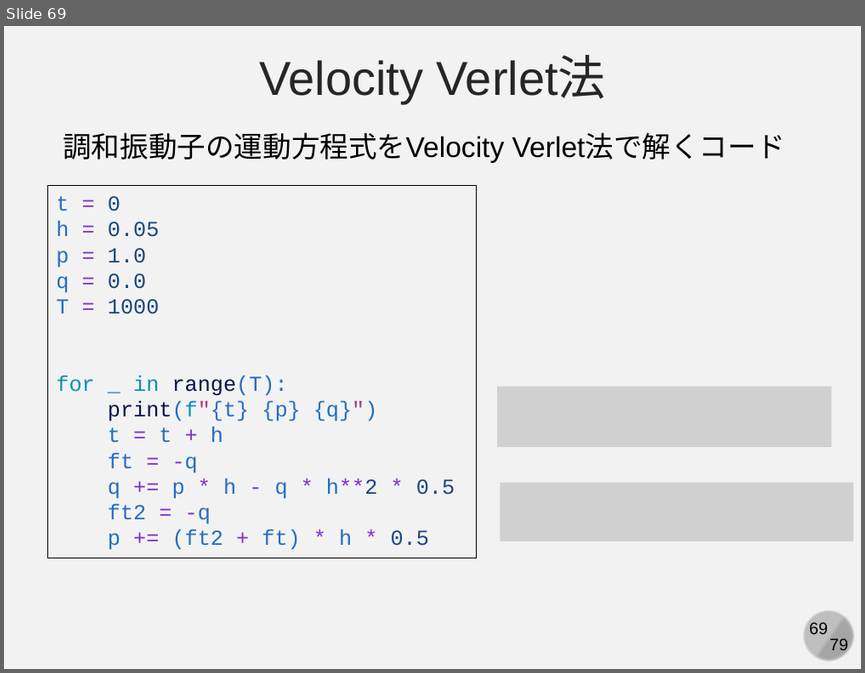
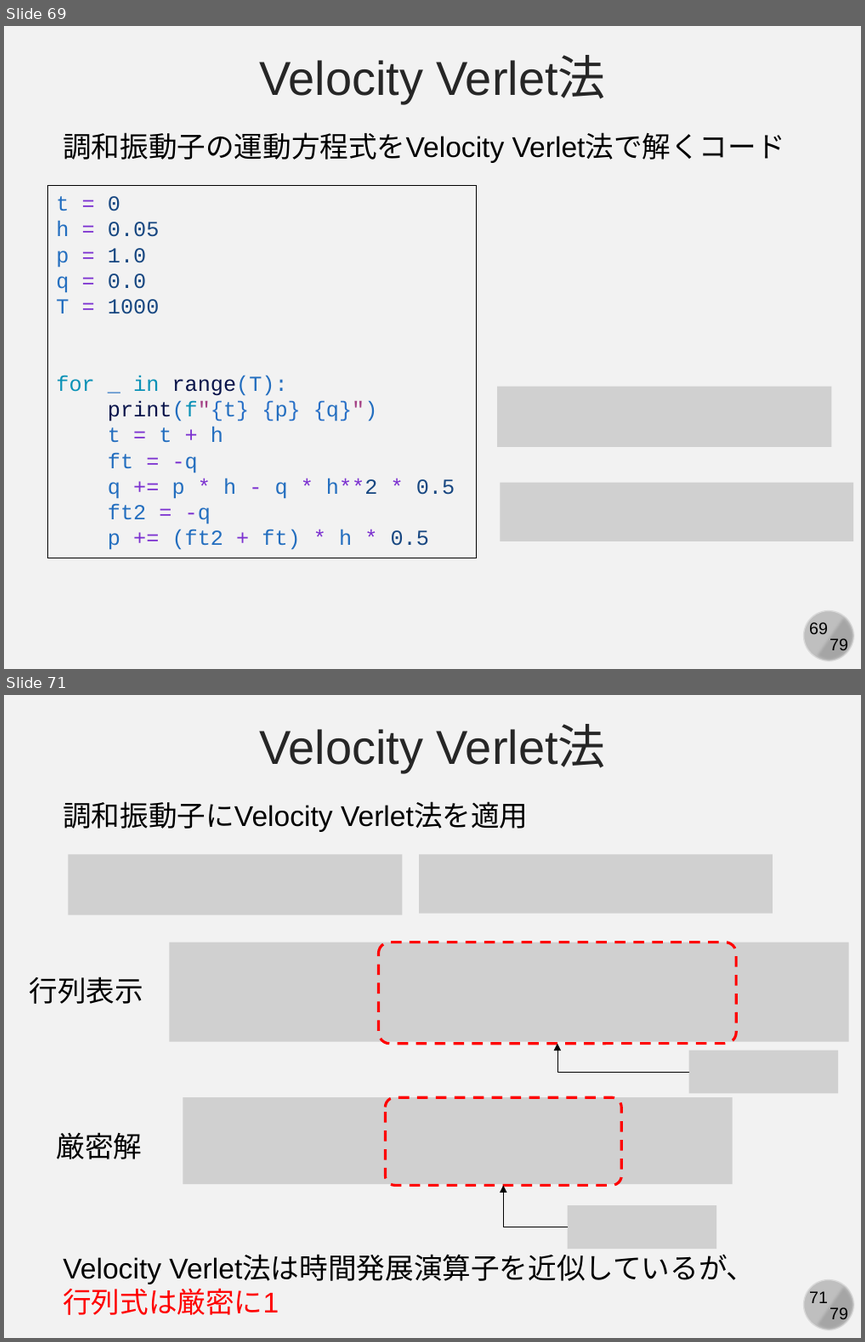
Before and after one commit to kaityo256/simulation_engineering, a slide deck: 05_md_basic/simulation05.pptx. Shown one above the other, each under a label of ours: slide 69 before the commit, slides 69 and 71 after it; the slides between them are not shown. The pictures are 865x673 and 865x1342 pixels, drawn with LibreOffice and Linux fonts; fonts in the diff are those of the drawing; grey boxes stand for pictures. Boxes give left, top, right and bottom in pixels: in the first picture for what was removed or moved away, otherwise in the second. Text is boxed around its words. In the diff, an @@ line names an element or a change of style, - is before the commit and + after.

```diff
--- a/05_md_basic/simulation05.pptx
+++ b/05_md_basic/simulation05.pptx
@@ slide 71 added at bbox=[4, 695, 861, 1338], background #F2F2F2; not listed: 4 template elements that a slide beside it also shows @@
@@ text added at bbox=[259, 726, 606, 772], 40 pt, text #262626 @@
+Velocity Verlet法
@@ text added at bbox=[63, 801, 528, 832], 24 pt, text #000000 @@
+調和振動子にVelocity Verlet法を適用
@@ picture added at bbox=[69, 854, 403, 915] @@
@@ picture added at bbox=[419, 854, 772, 913] @@
@@ picture added at bbox=[170, 941, 849, 1041] @@
@@ rounded rectangle added at bbox=[378, 941, 736, 1043], outline #FF0000 2.25 pt dashed @@
@@ text added at bbox=[30, 976, 143, 1004], 24 pt, text #000000 @@
+行列表示
@@ elbow arrow added from (688, 1072) to (557, 1043), #000000 0.5 pt @@
@@ picture added at bbox=[688, 1049, 838, 1093] @@
@@ picture added at bbox=[183, 1097, 732, 1184] @@
@@ rounded rectangle added at bbox=[386, 1097, 622, 1185], outline #FF0000 2.25 pt dashed @@
@@ text added at bbox=[56, 1132, 142, 1159], 24 pt, text #000000 @@
+厳密解
@@ elbow arrow added from (567, 1227) to (504, 1185), #000000 0.5 pt @@
@@ picture added at bbox=[567, 1205, 716, 1247] @@
@@ text added at bbox=[63, 1255, 755, 1315], 24 pt, text #000000 @@
+Velocity Verlet法は時間発展演算子を近似しているが、行列式は厳密に1
```
Also in this commit, not shown: 1 slide changed, 8 other slides added.
